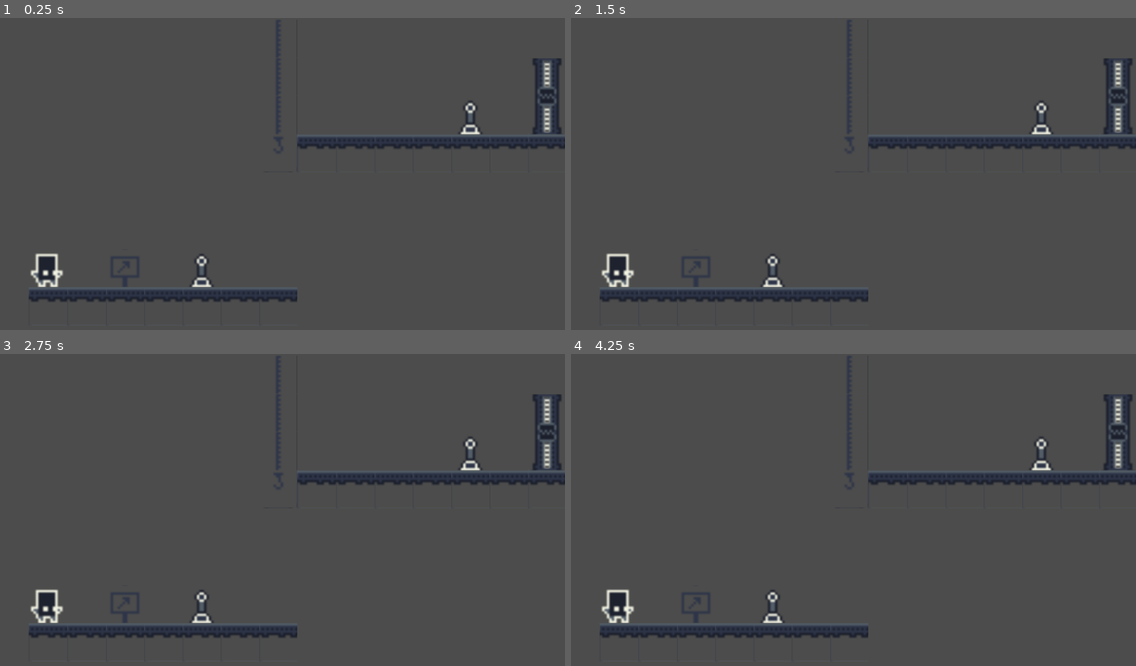
Above: before the commit, frames 1-4 (two rows, left to right).
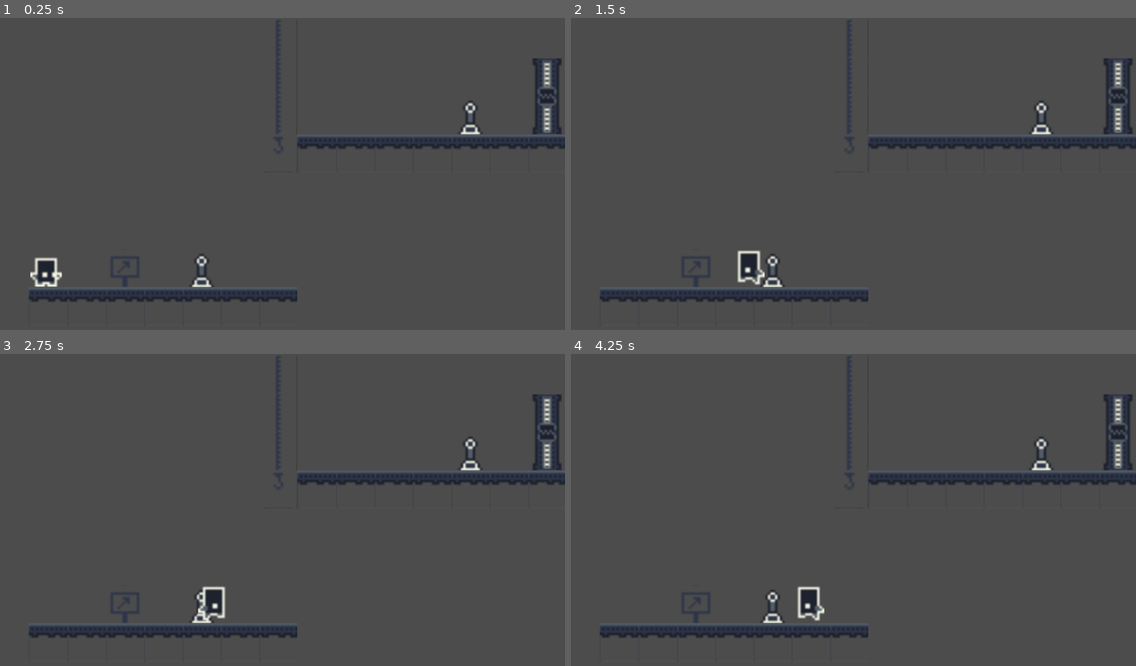
Above: after the commit, the same moments.

Repository: JuanG10/minion3
Game: Godot game, scene res://Tutorial mecanicas básicas.tscn
The game is run twice, just before and just after one commit, with the same random seed, the same clock (stepped at 60 frames per second) and the same inputs. The project has no main scene, so this scene is started directly.
Inputs:
- Up to frame 1 (0.25 s): no input
- Up to frame 2 (1.5 s): tap Enter at 0.5 s; hold Right (ui_right) 0.53-1.28 s; hold Left (ui_left) from 1.28 s (still down)
- Up to frame 3 (2.75 s): release Left (ui_left) at 2.03 s; hold Right (ui_right) from 2.03 s (still down)
- Up to frame 4 (4.25 s): release Right (ui_right) at 3.53 s; hold Left (ui_left) from 3.53 s (still down)

The runs differ from the first frame. In frame 1, 0.3% of the frame differs, in the area x 5-12%, y 75-87%; in frame 2, 0.9%, in the area x 5-35%, y 74-87%; in frame 3, 0.8%; in frame 4, 0.9%.

Commit message:
hechaAnimacionYMovimientoBasico

Diff:
--- a/Tutorial mecanicas básicas.tscn
+++ b/Tutorial mecanicas básicas.tscn
@@ -1,6 +1,13 @@
-[gd_scene load_steps=11 format=2]
+[gd_scene load_steps=20 format=2]
 
 [ext_resource path="res://sprites/nuestrosSprites.png" type="Texture" id=1]
+[ext_resource path="res://sprites/jugador_mov/jugador_sprite_mov_3.png" type="Texture" id=2]
+[ext_resource path="res://scripts/jugador.gd" type="Script" id=3]
+[ext_resource path="res://sprites/jugador_mov/idle.png" type="Texture" id=4]
+[ext_resource path="res://sprites/jugador_mov/jugador_sprite_mov_5.png" type="Texture" id=5]
+[ext_resource path="res://sprites/jugador_mov/jugador_sprite_mov_2.png" type="Texture" id=7]
+[ext_resource path="res://sprites/jugador_mov/jugador_sprite_mov_1.png" type="Texture" id=8]
+[ext_resource path="res://sprites/jugador_mov/jugador_sprite_mov_4.png" type="Texture" id=10]
 
 [sub_resource type="ConvexPolygonShape2D" id=1]
 points = PoolVector2Array( 0, 0, 16, 0, 16, 4.51554, 0, 4.51554 )
@@ -329,15 +336,48 @@
 18/shapes = [  ]
 18/z_index = 0
 
+[sub_resource type="RectangleShape2D" id=10]
+extents = Vector2( 6.12752, 7.73519 )
+
+[sub_resource type="SpriteFrames" id=11]
+animations = [ {
+"frames": [ ExtResource( 4 ) ],
+"loop": true,
+"name": "idle",
+"speed": 5.0
+}, {
+"frames": [ ExtResource( 8 ), ExtResource( 7 ), ExtResource( 2 ), ExtResource( 10 ), ExtResource( 5 ) ],
+"loop": true,
+"name": "movimiento_horizontal",
+"speed": 5.0
+} ]
+
 [node name="Main" type="Node"]
 
 [node name="TileMap" type="TileMap" parent="."]
 tile_set = SubResource( 9 )
 cell_size = Vector2( 16, 16 )
 format = 1
-tile_data = PoolIntArray( -589818, 10, 0, -524282, 10, 0, -4 …(166 unchanged characters)… , 2, -262132, 1, 2, -262131, 1, 2, -65536, 15, 0, -65534, 2, 131072, -65532, 7, 0, 0, 1, 2, 1, 1, 2, 2, 1, 2, 3, 1, 2, 4, 1, 2, 5, 1, 2, 6, 1, 2 )
+tile_data = PoolIntArray( -589818, 10, 0, -524282, 10, 0, -4 …(166 unchanged characters)… , 2, -262132, 1, 2, -262131, 1, 2, -65534, 2, 131072, -65532, 7, 0, 0, 1, 2, 1, 1, 2, 2, 1, 2, 3, 1, 2, 4, 1, 2, 5, 1, 2, 6, 1, 2 )
 
 [node name="Camera2D" type="Camera2D" parent="."]
 position = Vector2( 105.697, -43.7154 )
 current = true
 zoom = Vector2( 0.23, 0.23 )
+
+[node name="Jugador" type="KinematicBody2D" parent="."]
+position = Vector2( 7.56807, -8.19874 )
+script = ExtResource( 3 )
+__meta__ = {
+"_edit_group_": true
+}
+
+[node name="jugador_col" type="CollisionShape2D" parent="Jugador"]
+position = Vector2( 0.054409, 0.110954 )
+shape = SubResource( 10 )
+
+[node name="jugador_spr" type="AnimatedSprite" parent="Jugador/jugador_col"]
+position = Vector2( -0.0155888, -0.134804 )
+frames = SubResource( 11 )
+animation = "idle"
+speed_scale = 2.0
--- /dev/null
+++ b/scripts/jugador.gd
@@ -0,0 +1,25 @@
+extends KinematicBody2D
+
+var speed = 100
+var velocity = Vector2()
+
+onready var player_spr = $jugador_col/jugador_spr
+
+func get_input():
+	velocity = Vector2()
+	if Input.is_action_pressed('ui_right'):
+		velocity.x += 1
+		player_spr.play("movimiento_horizontal")
+		player_spr.flip_h = false
+	if Input.is_action_pressed('ui_left'):
+		velocity.x -= 1
+		player_spr.play("movimiento_horizontal")
+		player_spr.flip_h = true
+	if Input.is_action_just_released("ui_right") or Input.is_action_just_released("ui_left"):
+		player_spr.play("idle")
+		player_spr.stop()
+	velocity = velocity.normalized() * speed
+
+func _physics_process(delta):
+	get_input()
+	move_and_slide(velocity)
Binary file added: sprites/jugador_mov/idle.png
Not shown, added: sprites/jugador_mov/idle.png.import
Binary file added: sprites/jugador_mov/jugador_sprite_mov_1.png
Not shown, added: sprites/jugador_mov/jugador_sprite_mov_1.png.import
Binary file added: sprites/jugador_mov/jugador_sprite_mov_2.png
Not shown, added: sprites/jugador_mov/jugador_sprite_mov_2.png.import
Binary file added: sprites/jugador_mov/jugador_sprite_mov_3.png
Not shown, added: sprites/jugador_mov/jugador_sprite_mov_3.png.import
Binary file added: sprites/jugador_mov/jugador_sprite_mov_4.png
Not shown, added: sprites/jugador_mov/jugador_sprite_mov_4.png.import
Binary file added: sprites/jugador_mov/jugador_sprite_mov_5.png
Not shown, added: sprites/jugador_mov/jugador_sprite_mov_5.png.import
